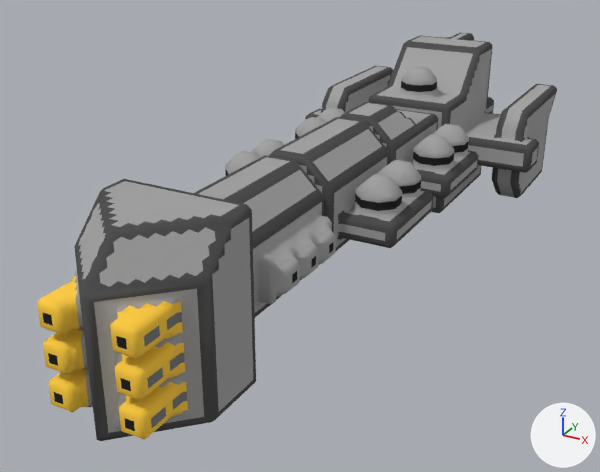
The OBJ model src/jsMain/resources/meshes/mechyrdia-5-languavarth-class.obj, before and after one commit.
The view is the same before and after, from a 50 mm lens placed at (44.5, -91.8, 48.2), pointed at (-3.2, -5.1, 4.8). The lights are fixed; the arrows at lower right show +X, +Y and +Z. Where no turn or scale is listed for an object, it has been applied to the vertices.

Names of what the first picture shows: 'mechyrdia-5-languavarth-class'.
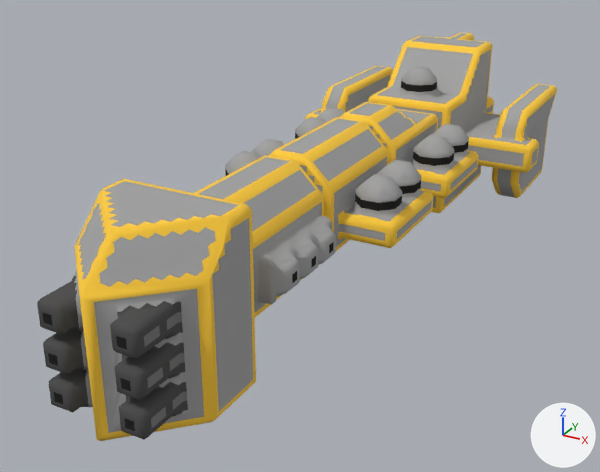
Where the change shows, as pixel boxes (x1, y1, x2, y2) in the pictures (600 x 472 px; the box of a moved part takes in the faces that stretch with it):
```json
{"part": 1, "of": "me_mechyrdia_5_languavarth_class", "change": "moved or reshaped", "before": [378, 53, 526, 199], "after": [245, 53, 481, 215]}
{"part": 2, "of": "me_mechyrdia_5_languavarth_class", "change": "moved or reshaped", "before": [78, 209, 209, 417], "after": [74, 197, 228, 339]}
{"part": 3, "of": "me_mechyrdia_5_languavarth_class", "change": "surface changed", "before": [37, 32, 557, 441], "after": [37, 32, 557, 441]}
```

The change, as JSON lines over the scene's bpy script:
```json
{"block": "me_mechyrdia_5_languavarth_class", "where": "# used by ob_mechyrdia_5_languavarth_class; location = (0.0, 0.0, 0.0)"}
{"op": "remove", "block": "me_mechyrdia_5_languavarth_class", "code": "me_mechyrdia_5_languavarth_class.from_pydata(...)  # 3158 vertices, 5859 faces; spans x -18.5..18.5, y -48.0..48.0, z 0.0..23.0"}
{"op": "add", "block": "me_mechyrdia_5_languavarth_class", "code": "me_mechyrdia_5_languavarth_class.from_pydata(...)  # 3160 vertices, 5867 faces; spans x -18.5..18.5, y -48.0..48.0, z 0.0..23.0"}
{"block": "me_mechyrdia_5_languavarth_class", "change": "me_mechyrdia_5_languavarth_class part 1: 3 vertices moved from x 6.5..11.0, y -10.0..31.5, z 14.5..18.5 to x 6.5..11.0, y -10.5..30.5, z 14.5..17.5; 8 vertices removed from x 2.0..16.0, y -6.5..44.5, z 9.0..21.0; 9 vertices added at x -7.0..7.0, y -10.5..44.5, z 1.5..17.0"}
{"block": "me_mechyrdia_5_languavarth_class", "change": "me_mechyrdia_5_languavarth_class part 2: 1 vertex moved from x 4.0, y -44.3, z 11.7 to x 3.7, y -44.5, z 11.7; 9 vertices removed from x -5.0..6.7, y -45.5..-38.5, z 3.7..20.2; 11 vertices added at x -6.7..7.5, y -45.3..-38.5, z 3.7..20.2"}
{"block": "me_mechyrdia_5_languavarth_class", "change": "me_mechyrdia_5_languavarth_class part 3: 2338 kept faces spanning x -18.5..18.5, y -48.0..48.0, z 0.0..23.0 get new texture (UV) coordinates"}
```
